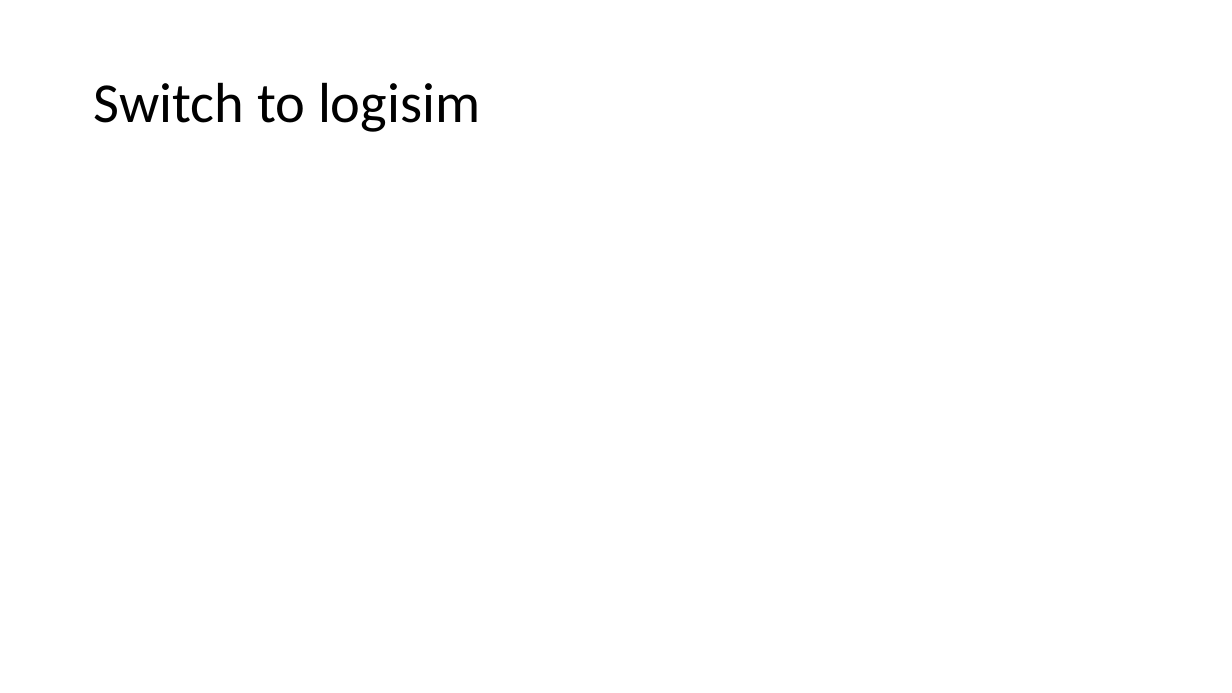
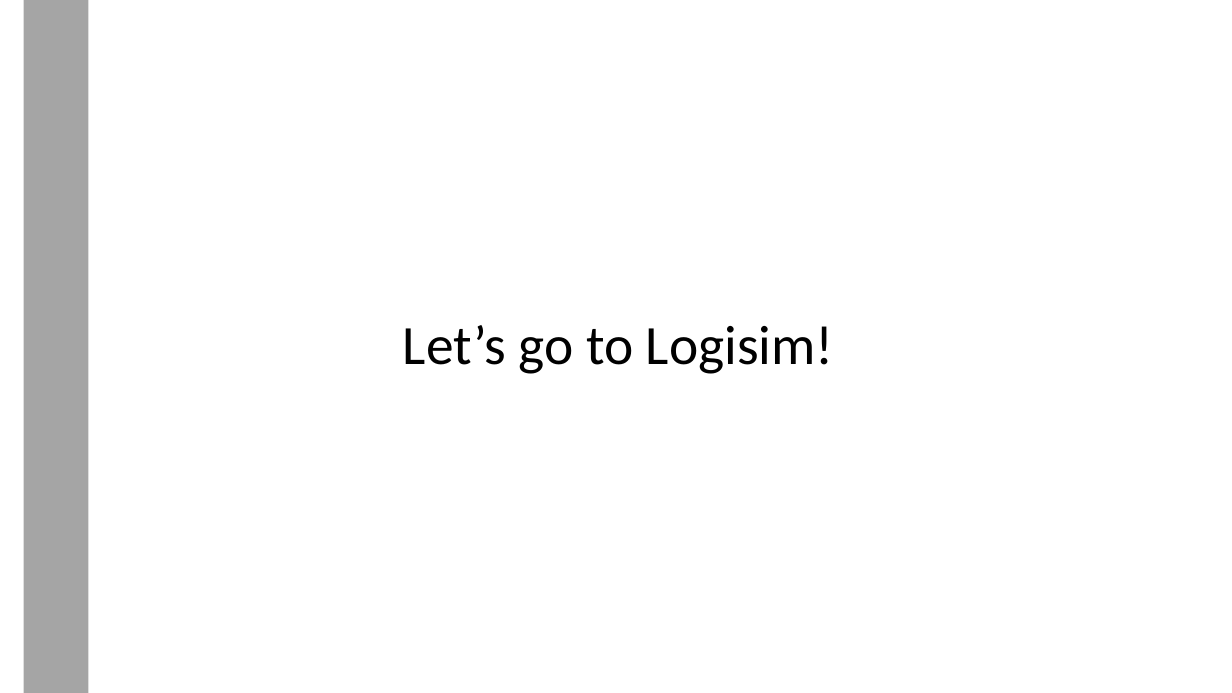
Before and after one commit to Intelix8996/cdm-project, a slide deck: slide 19 of docs/project.pptx (slide 17 before the commit). Drawn at 1232x693 pixels with LibreOffice and Linux fonts; fonts in the diff are those of the drawing. Boxes give left, top, right and bottom in pixels: in the first picture for what was removed or moved away, otherwise in the second. Text is boxed around its words. In the diff, an @@ line names an element or a change of style, - is before the commit and + after.

```diff
--- a/docs/project.pptx
+++ b/docs/project.pptx
@@ rectangle added at [24,0,89,693], fill #A5A5A5 @@
@@ title at [403,325,834,374]: text changed; size 44 to 43.2 pt @@
-Switch to logisim
+Let’s go to Logisim!
```
Also in this commit, not shown: 13 other slides changed, 5 slides added, 4 slides removed.
